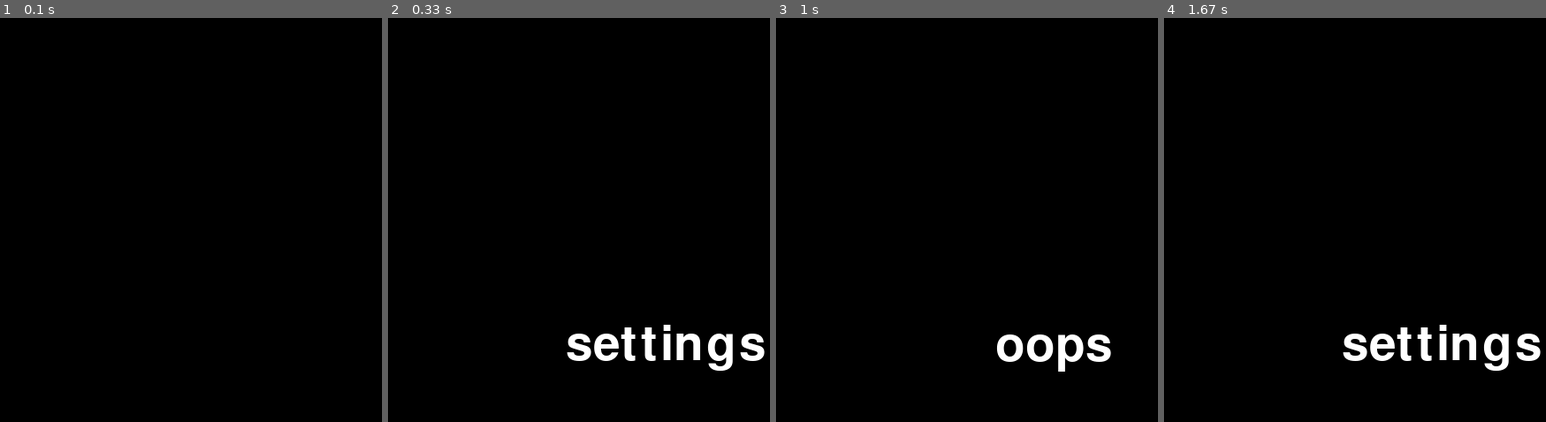
Above: before the commit, frames 1-4 (left to right).
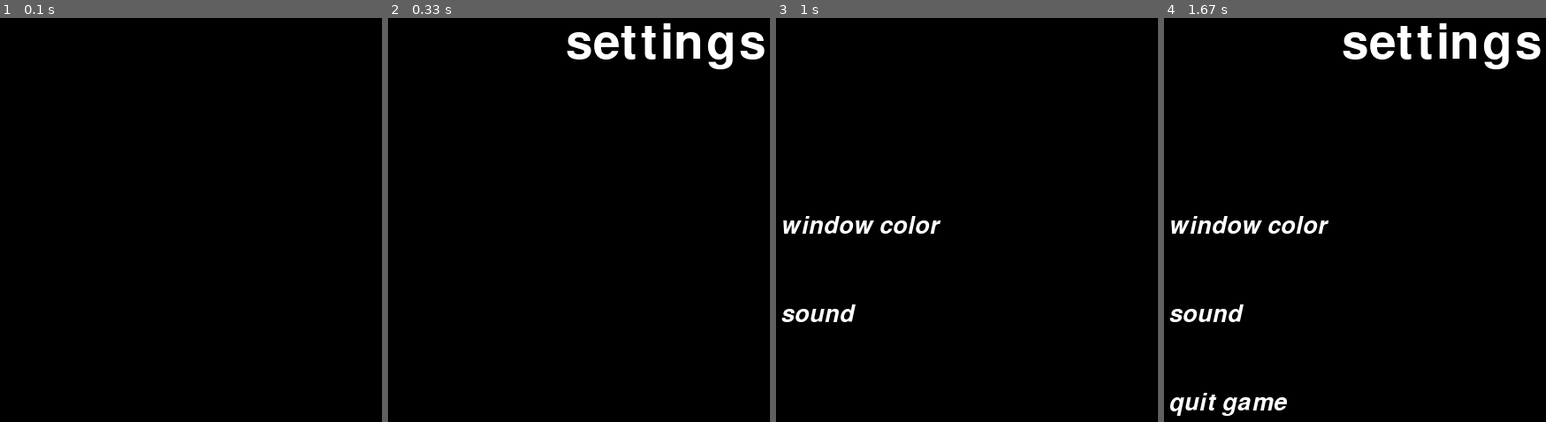
Above: after the commit, the same moments.

Repository: regert24/Game_Design_BlockA
Game: pygame game, started from windowspygamefonts.py
Two runs of this game, one before a commit and one after it. Both use one fixed random seed, a clock stepped at 60 frames per second and the inputs below.
Inputs:
- Up to frame 1 (0.1 s): no input
- Up to frame 2 (0.33 s): no input
- Up to frame 3 (1 s): tap Space at 0.33 s
- Up to frame 4 (1.67 s): no input

Frame 1 is identical in both runs. In frame 2, 4.3% of the frame differs, in the area x 46-99%, y 1-88%; in frame 3, 2.5%; in frame 4, 6.2%, in the area x 1-99%, y 1-99%.

Commit message:
menu 10/27

Diff:
--- a/windowspygamefonts.py
+++ b/windowspygamefonts.py
@@ -13,12 +13,18 @@
 
 #TITLE_FONT=py.font.SysFont(name, size, bold=False,italic=False)
 TITLE_FONT=py.font.SysFont('comicsans', 80)
-SubTitle=py.font.SysFont('comicsans',40, italic=True )
+subtitle_font=py.font.SysFont('comicsans',40, italic=True )
 def display_message(message):
     py.time.delay(100)
     text= TITLE_FONT.render(message,1,BLACK)
-    win.blit(text, (width/2-text.get_width()/2, height/2-text.get_height()/2))
+    win.blit(text, (width/2-text.get_width()/2, 30))
     py.display.update()
+    py.time.delay(100)
+def display_subtitle(message, x, y):
+    py.time.delay(100)
+    text = subtitle_font.render(message, 1,BLACK)
+    win.blit(text, (x, y))
+    py.display.flip()
     py.time.delay(100)
 run=True
 while run:
@@ -29,10 +35,7 @@
     display_message("settings")
     py.time.delay(300)
     win.fill((0,0,0))
-    display_message("oops")
-    py.time.delay(300)
-    win.fill((0,0,0))
-    display_message("test")
-    py.time.delay(200)
-    win.fill((0,0,0))
-py.quit()
+    display_subtitle("window color", 90, 250)
+    display_subtitle("sound", 90, 350)
+    display_subtitle("quit game", 90, 450)
+#py.quit()
